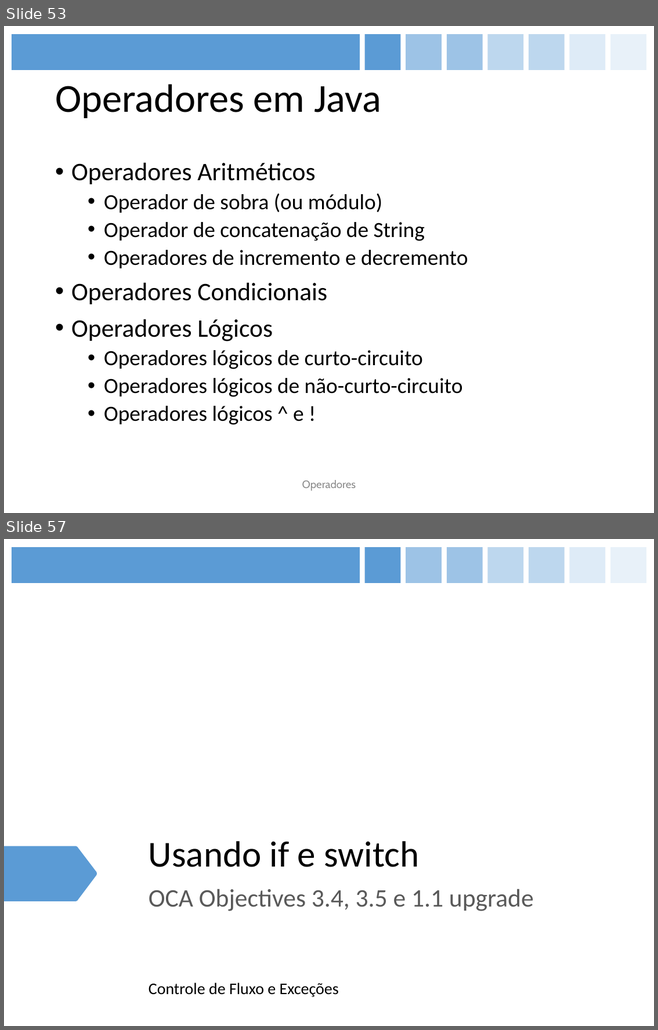
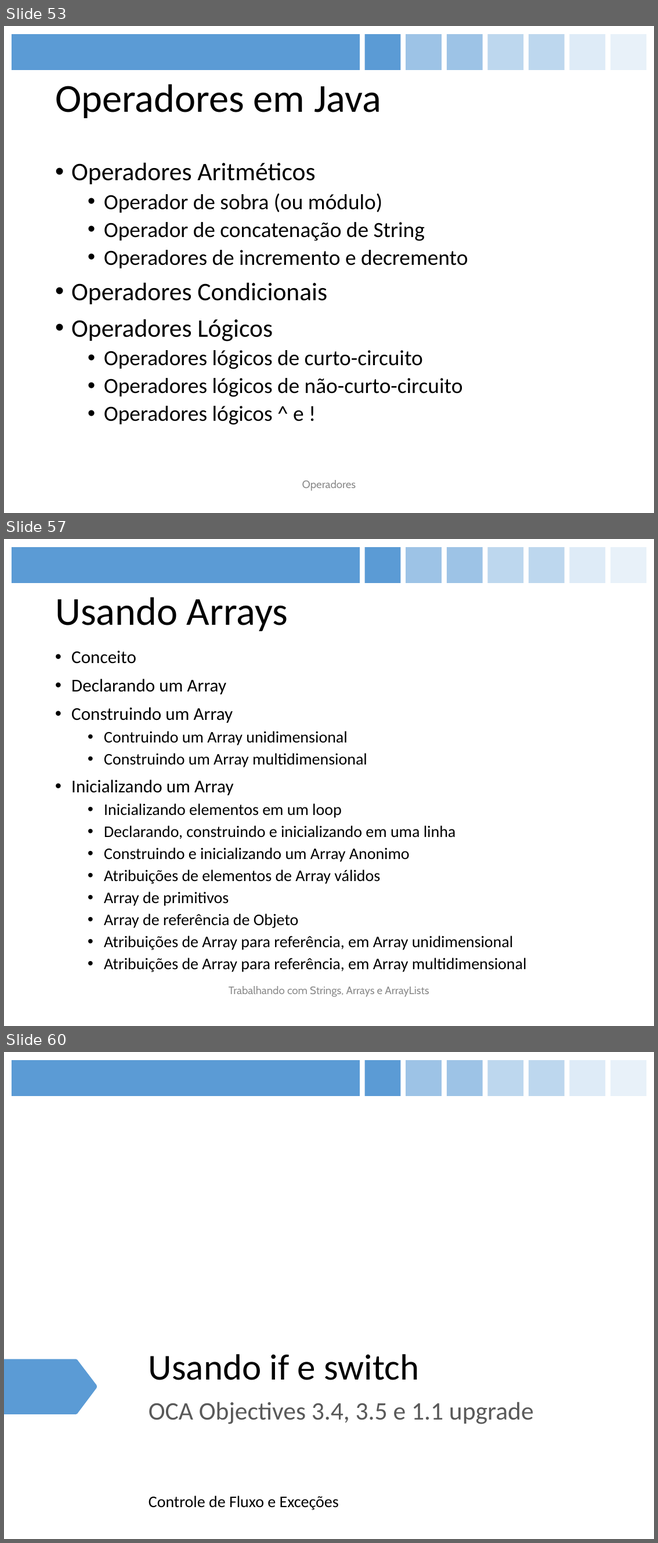
Before and after one commit to figueiredojrr/treinamentoJavaSeOcaAgosto, a slide deck: TreinamentoJavaSeOca/documentos/apresentação/OCA.pptx. Shown one above the other, each under a label of ours: slides 53 and 57 before the commit, slides 53, 57 and 60 after it; the slides between them are not shown. The pictures are 658x1030 and 658x1543 pixels, drawn with LibreOffice and Linux fonts; fonts in the diff are those of the drawing. Boxes give left, top, right and bottom in pixels: in the first picture for what was removed or moved away, otherwise in the second. Text is boxed around its words. In the diff, an @@ line names an element or a change of style, - is before the commit and + after.

```diff
--- a/TreinamentoJavaSeOca/documentos/apresentação/OCA.pptx
+++ b/TreinamentoJavaSeOca/documentos/apresentação/OCA.pptx
@@ slide 57 added at (4,539,654,1026), background #FFFFFF; not listed: 8 template elements that a slide beside it also shows @@
@@ title added at (55,597,288,631), 44 pt, text #000000 @@
+Usando Arrays
@@ text added at (71,650,527,972), 18 pt, text #000000 @@
+• Conceito
+• Declarando um Array
+• Construindo um Array
+  • Contruindo um Array unidimensional
+  • Construindo um Array multidimensional
+• Inicializando um Array
+  • Inicializando elementos em um loop
+  • Declarando, construindo e inicializando em uma linha
+  • Construindo e inicializando um Array Anonimo
+  • Atribuições de elementos de Array válidos
+  • Array de primitivos
+  • Array de referência de Objeto
+  • Atribuições de Array para referência, em Array unidimensional
+  • Atribuições de Array para referência, em Array multidimensional
@@ text added at (228,986,429,997), 12 pt, text #8C8C8C @@
+Trabalhando com Strings, Arrays e ArrayLists
@@ what was slide 57 is now slide 60 @@
```
Also in this commit, not shown: 3 slides changed, 2 other slides added, 1 other file.
